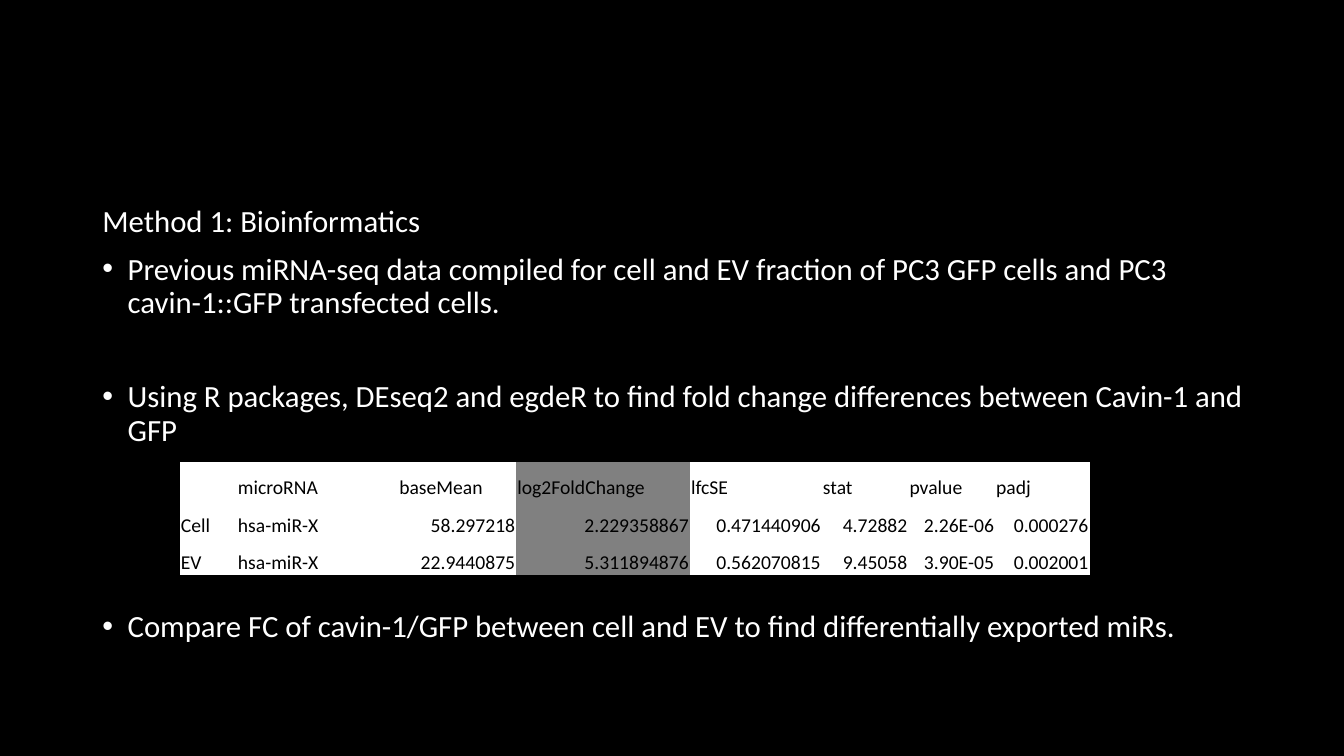
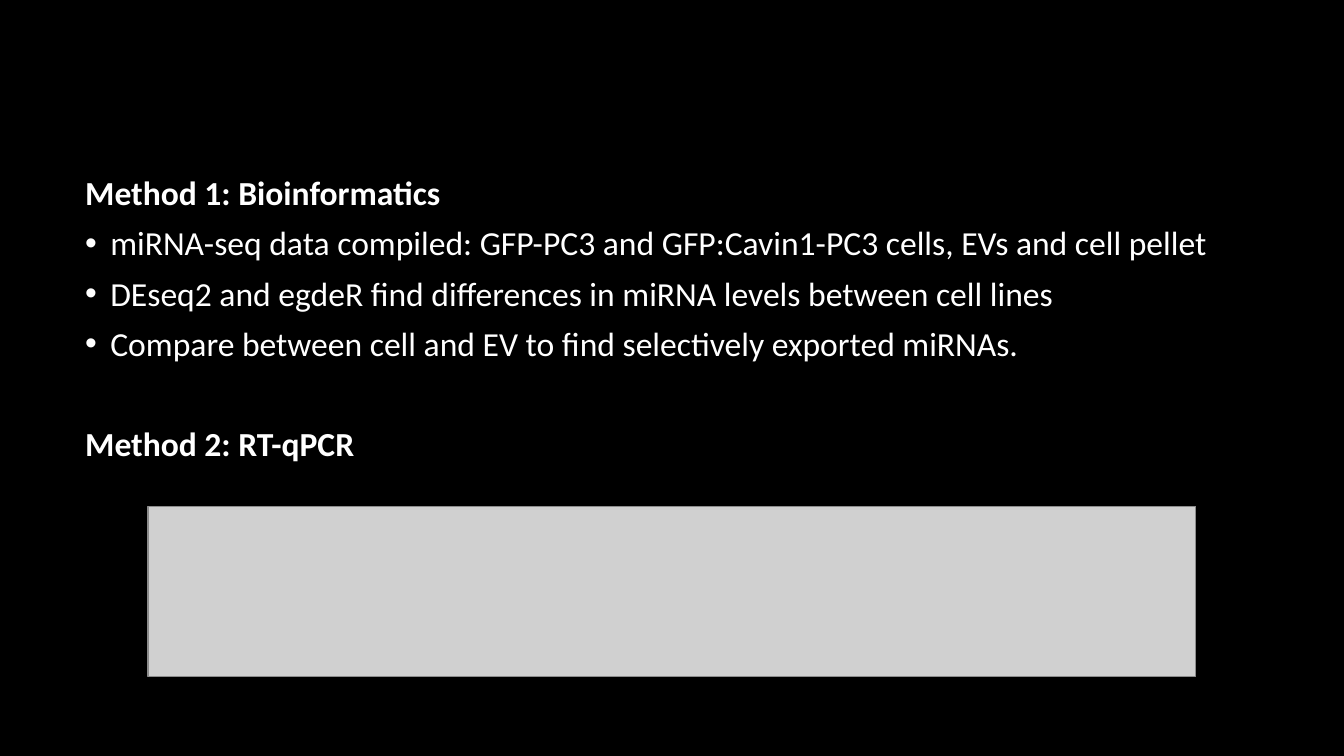
Before and after one commit to HarleyRobinson/Honours2, a slide deck: slide 9 of BackgroundInfo/Selective export of microRNA via extracellular vesicles (2).pptx. Drawn at 1344x756 pixels with LibreOffice and Linux fonts; fonts in the diff are those of the drawing; grey boxes stand for pictures; background and template pictures are left out. Boxes give left, top, right and bottom in pixels: in the first picture for what was removed or moved away, otherwise in the second. Text is boxed around its words. In the diff, an @@ line names an element or a change of style, - is before the commit and + after.

```diff
--- a/BackgroundInfo/Selective export of microRNA via extracellular vesicles (2).pptx
+++ b/BackgroundInfo/Selective export of microRNA via extracellular vesicles (2).pptx
@@ text "Method 1: Bioinformatics": place and size @@
-text "Method 1: Bioinformatics" at (102, 210, 1242, 642)
+text "Method 1: Bioinformatics" at (85, 181, 1207, 462)
@@ text at (85, 181, 440, 206): size 22 to 24 pt, bold on in "Method 1: Bioinformatics" @@
@@ text at (85, 231, 1207, 462): text changed; size 22 to 24 pt @@
-• Previous miRNA-seq data compiled for cell and EV fraction of PC3 GFP cells and PC3 cavin-1::GFP transfected cells.
-• Using R packages, DEseq2 and egdeR to find fold change differences between Cavin-1 and GFP
-• Compare FC of cavin-1/GFP between cell and EV to find differentially exported miRs.
+• miRNA-seq data compiled: GFP-PC3 and GFP:Cavin1-PC3 cells, EVs and cell pellet
+• DEseq2 and egdeR find differences in miRNA levels between cell lines
+• Compare between cell and EV to find selectively exported miRNAs.
+Method 2: RT-qPCR
@@ table removed at (179, 462, 1090, 575), 3 rows, 8 columns @@
- | microRNA | baseMean | log2FoldChange | lfcSE | stat | pvalue | padj
-Cell | hsa-miR-X | 58.297218 | 2.229358867 | 0.471440906 | 4.72882 | 2.26E-06 | 0.000276
-EV | hsa-miR-X | 22.9440875 | 5.311894876 | 0.562070815 | 9.45058 | 3.90E-05 | 0.002001
@@ picture added at (148, 506, 1197, 677) @@
```
Also in this commit, not shown: 12 other slides changed, 3 other files.
